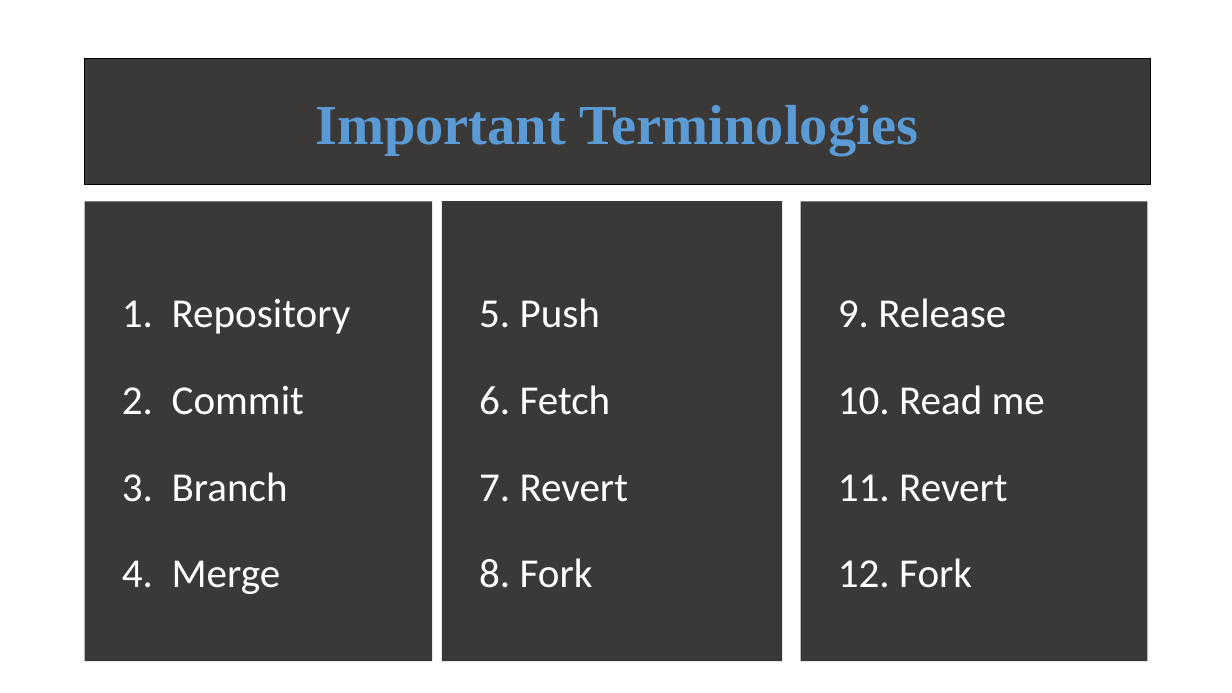
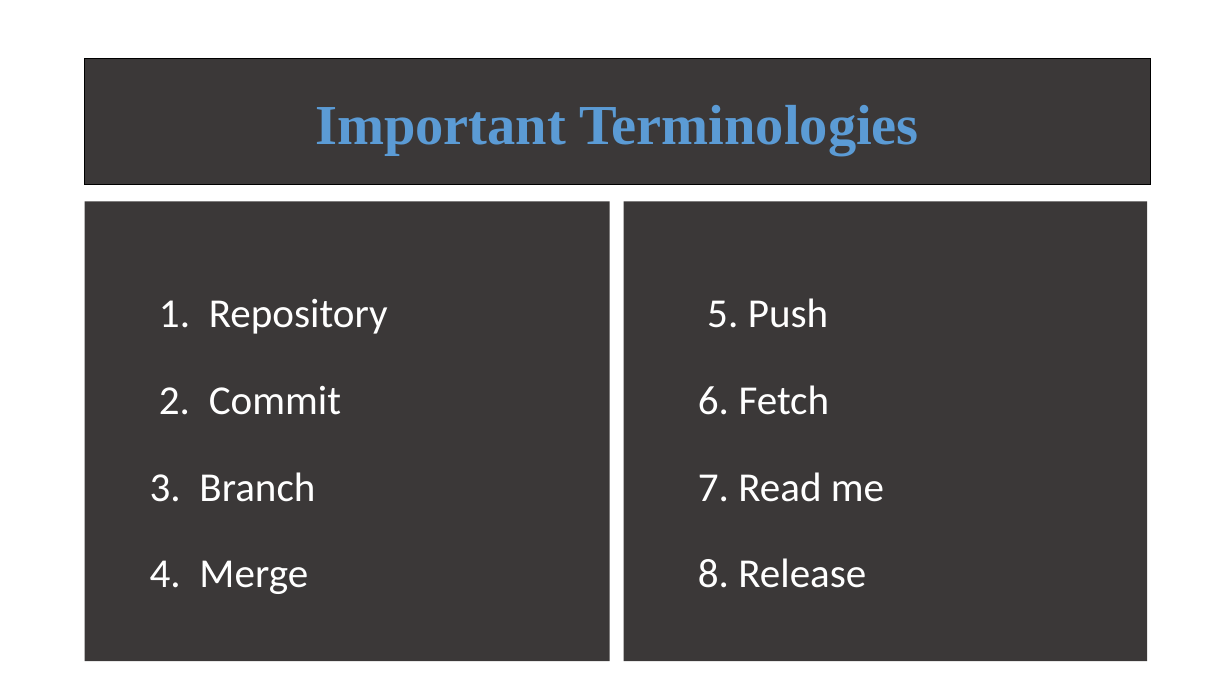
Before and after one commit to ATE186-Murali/PPT, a slide deck: slide 10 of GitHub.pptx. Drawn at 1232x693 pixels with LibreOffice and Linux fonts; fonts in the diff are those of the drawing. Boxes give left, top, right and bottom in pixels: in the first picture for what was removed or moved away, otherwise in the second. Text is boxed around its words. In the diff, an @@ line names an element or a change of style, - is before the commit and + after.

```diff
--- a/GitHub.pptx
+++ b/GitHub.pptx
@@ text "1. Repository": place and size @@
-text "1. Repository" at (85, 201, 433, 662)
+text "1. Repository" at (85, 201, 610, 662)
@@ rectangle "5. Push": place and size @@
-rectangle "5. Push" at (442, 201, 782, 662)
+rectangle "5. Push" at (624, 201, 1148, 662)
@@ rectangle removed at (801, 201, 1148, 662) @@
-9. Release
-10. Read me
-11. Revert
-12. Fork
@@ text in rectangle at (698, 472, 884, 588): text changed @@
-7. Revert
-8. Fork
+7. Read me
+8. Release
```
Also in this commit, not shown: 1 other slide changed, 2 slides added.
